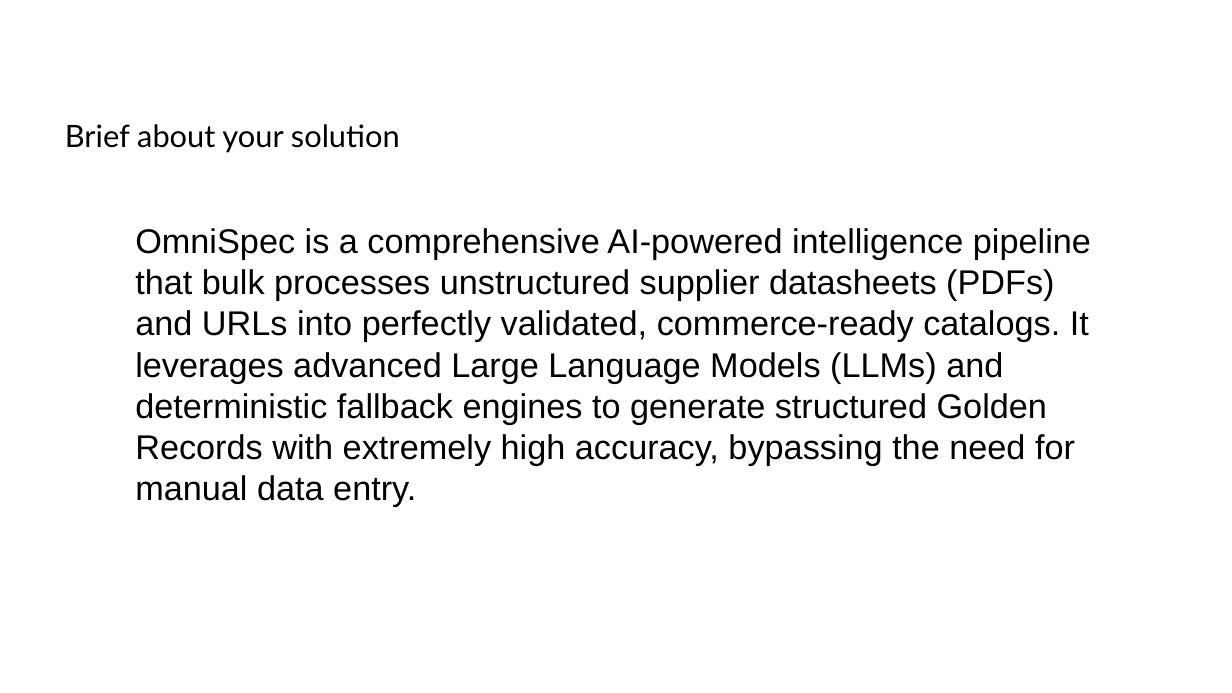
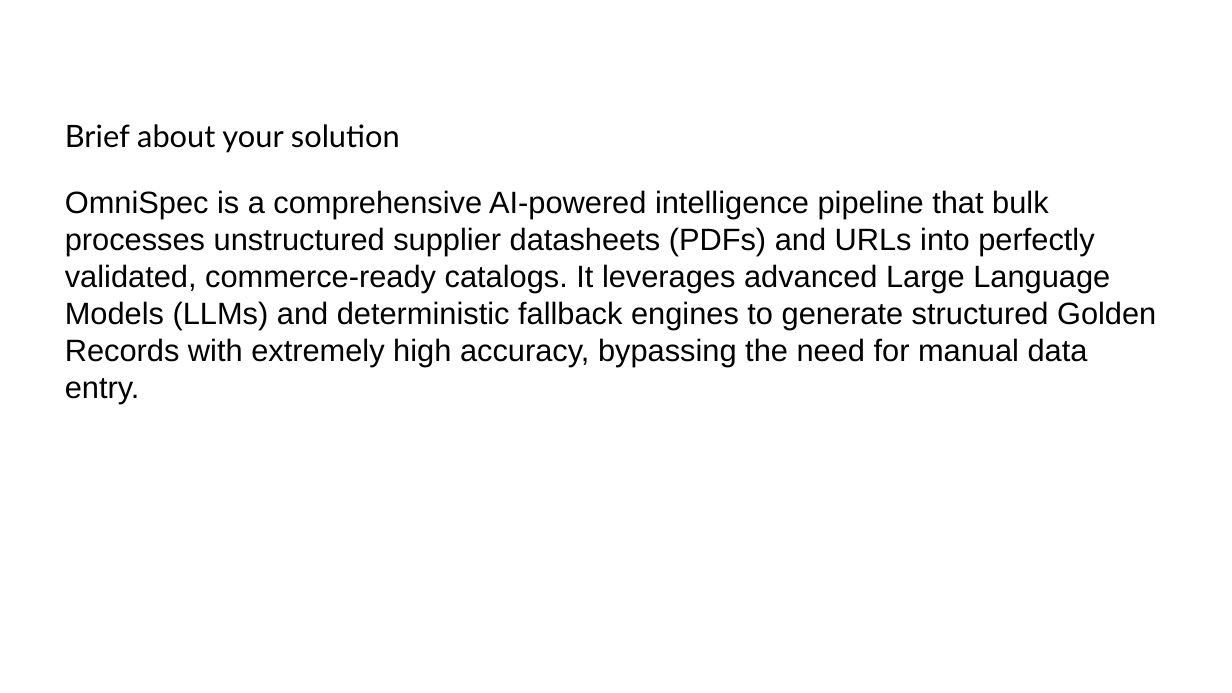
Before and after one commit to Abhi666-max/OmniSpec, a slide deck: slide 2 of Final_OmniSpec_Presentation.pptx. Drawn at 1232x693 pixels with LibreOffice and Linux fonts; fonts in the diff are those of the drawing; background and template pictures are left out. Boxes give left, top, right and bottom in pixels: in the first picture for what was removed or moved away, otherwise in the second. Text is boxed around its words. In the diff, an @@ line names an element or a change of style, - is before the commit and + after.

Commit message:
Fix presentation text overlap and image bounding boxes

```diff
--- a/Final_OmniSpec_Presentation.pptx
+++ b/Final_OmniSpec_Presentation.pptx
@@ text at (x1=65, y1=190, x2=1156, y2=403): paragraph added @@
+OmniSpec is a comprehensive AI-powered intelligence pipeline that bulk processes unstructured supplier datasheets (PDFs) and URLs into perfectly validated, commerce-ready catalogs. It leverages advanced Large Language Models (LLMs) and deterministic fallback engines to generate structured Golden Records with extremely high accuracy, bypassing the need for manual data entry.
@@ text removed at (x1=135, y1=228, x2=1091, y2=506) @@
-OmniSpec is a comprehensive AI-powered intelligence pipeline that bulk processes unstructured supplier datasheets (PDFs) and URLs into perfectly validated, commerce-ready catalogs. It leverages advanced Large Language Models (LLMs) and deterministic fallback engines to generate structured Golden Records with extremely high accuracy, bypassing the need for manual data entry.
```
Also in this commit, not shown: 12 other slides changed, 3 other files.
